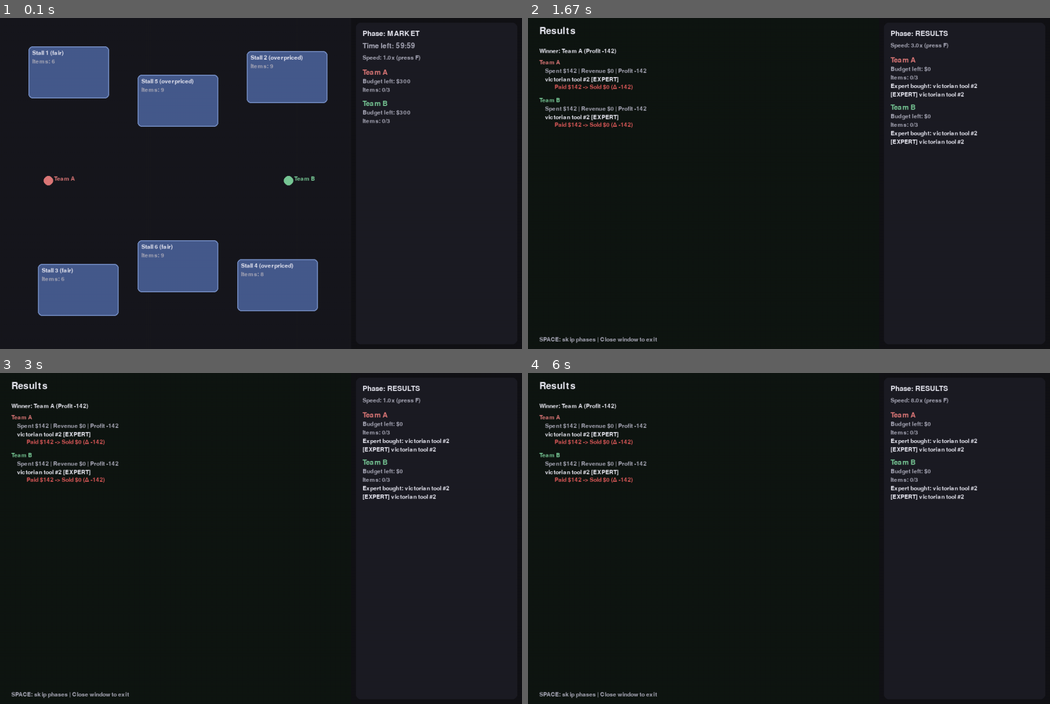
Above: before the commit, frames 1-4 (two rows, left to right).
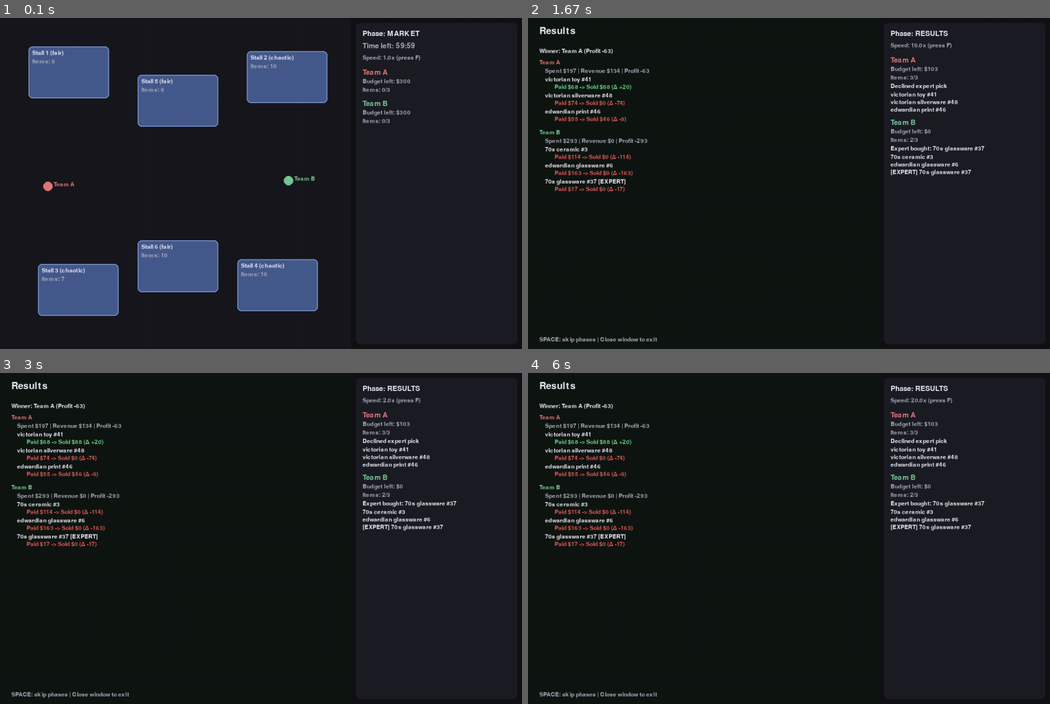
Above: after the commit, the same moments.

Repository: ashvernon/bargain-hunt-simulator
Game: pygame game, started from main.py
Two runs of this game, one before a commit and one after it. Both use one fixed random seed, a clock stepped at 60 frames per second and the inputs below.
Inputs:
- Up to frame 1 (0.1 s): no input
- Up to frame 2 (1.67 s): tap F at 0.33 s; tap Space at 0.67, 1, 1.33 s
- Up to frame 3 (3 s): tap Enter at 1.67 s; tap F at 2.57, 2.87 s
- Up to frame 4 (6 s): tap F at 3.07, 3.37, 3.57, 3.87, 5.9 s; tap Space at 4.4, 4.73, 5.07 s

The runs differ from the first frame. In frame 1, 0.4% of the frame differs, in the area x 8-58%, y 11-80%; in frame 2, 3.6%; in frame 3, 3.6%; in frame 4, 3.6%, in the area x 2-88%, y 7-53%.

Commit message:
Add antique assets and update game state logic

Diff:
--- a/game_state.py
+++ b/game_state.py
@@ -120,7 +120,7 @@
         return all(teams_complete)
 
     def _toggle_speed(self):
-        speeds = [1.0, 3.0, 8.0]
+        speeds = [2.0, 10.0, 20.0]
         try:
             idx = speeds.index(self.time_scale)
         except ValueError:
--- a/main.py
+++ b/main.py
@@ -5,7 +5,7 @@
 
 def parse_args():
     parser = argparse.ArgumentParser(description="Run the Bargain Hunt simulator")
-    parser.add_argument("--seed", type=int, default=123, help="Random seed for deterministic runs")
+    parser.add_argument("--seed", type=int, default=127, help="Random seed for deterministic runs")
     parser.add_argument("--episode", type=int, default=1, help="Episode index")
     parser.add_argument(
         "--market-minutes",
Binary file added: assets/Antique ceramic vase with floral design.png
